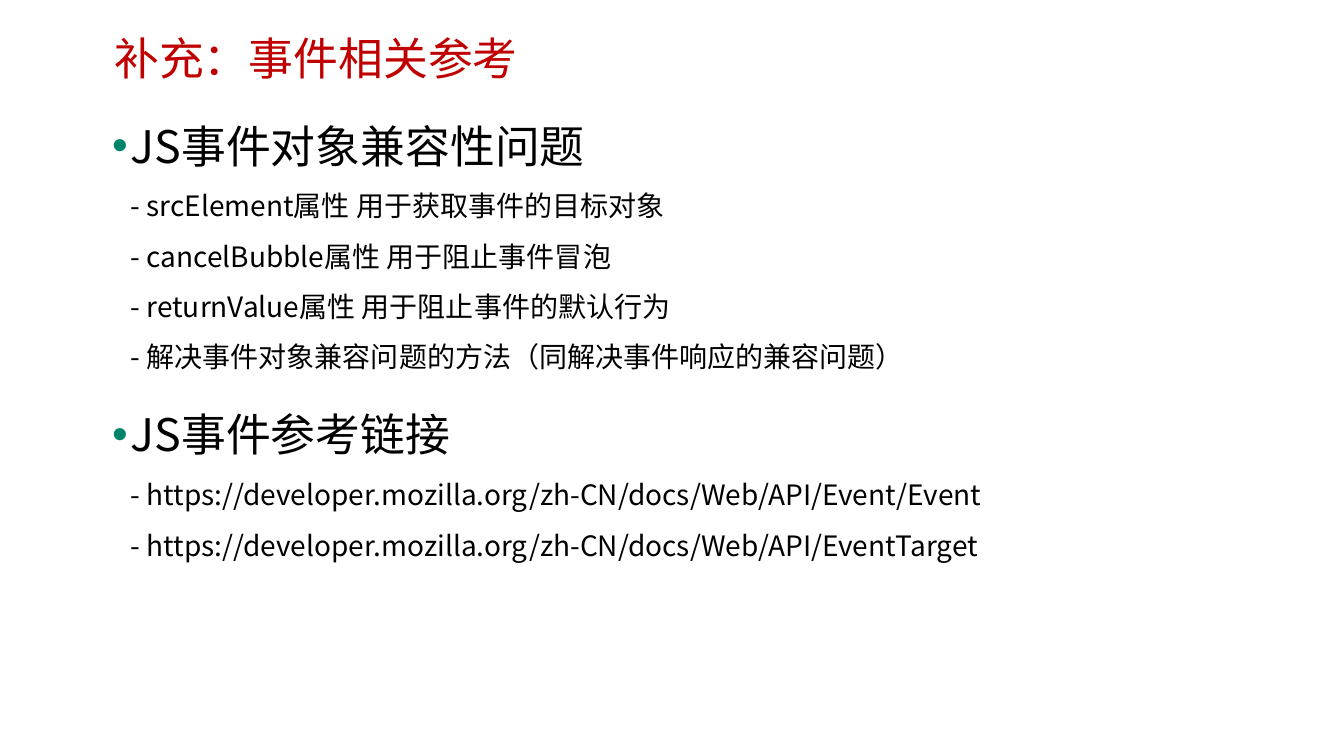
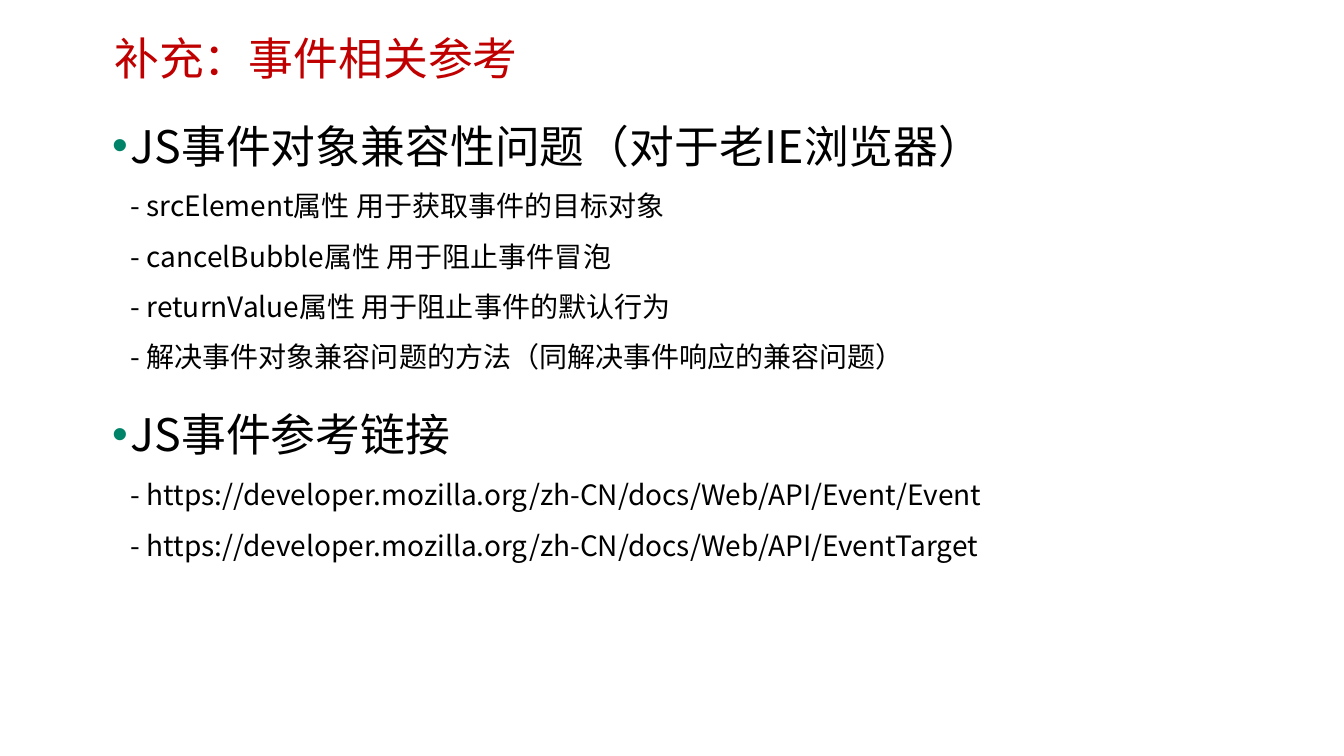
Before and after one commit to edu2act/course-javascript-advanced, a slide deck: slide 15 of 课程PPT/25.事件及事件流.pptx. Drawn at 1344x756 pixels with LibreOffice and Linux fonts; fonts in the diff are those of the drawing; background and template pictures are left out. Boxes give left, top, right and bottom in pixels: in the first picture for what was removed or moved away, otherwise in the second. Text is boxed around its words. In the diff, an @@ line names an element or a change of style, - is before the commit and + after.

Commit message:
modify

```diff
--- a/课程PPT/25.事件及事件流.pptx
+++ b/课程PPT/25.事件及事件流.pptx
@@ text at <box>131,124,984,370</box>: text changed @@
-• JS事件对象兼容性问题
-  - srcElement属性 用于获取事件的目标对象
-  - cancelBubble属性 用于阻止事件冒泡
-  - returnValue属性 用于阻止事件的默认行为
-  - 解决事件对象兼容问题的方法（同解决事件响应的兼容问题）
+• JS事件对象兼容性问题（对于老IE浏览器）
+  - srcElement属性 用于获取事件的目标对象
+  - cancelBubble属性 用于阻止事件冒泡
+  - returnValue属性 用于阻止事件的默认行为
+  - 解决事件对象兼容问题的方法（同解决事件响应的兼容问题）
```
